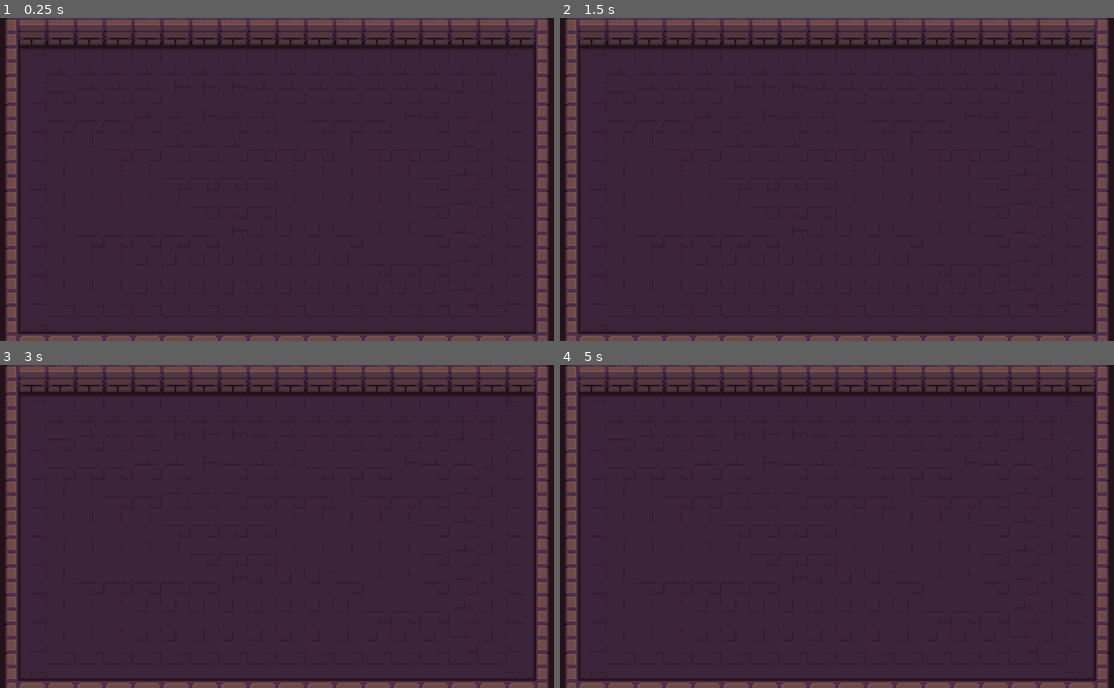
Above: before the commit, frames 1-4 (two rows, left to right).
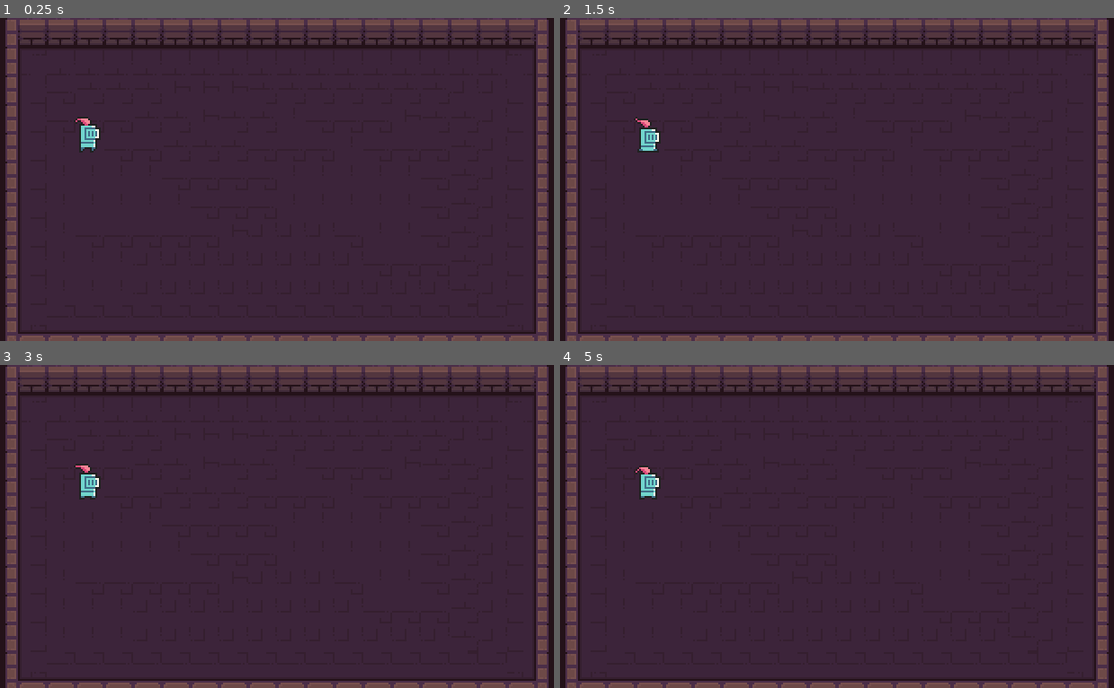
Above: after the commit, the same moments.

Repository: eleniums/dungeon-crawler
Game: Godot game, scene res://levels/sandbox/sandbox.tscn
The game is run twice, just before and just after one commit, with the same random seed, the same clock (stepped at 60 frames per second) and the same inputs.
Inputs:
- Up to frame 1 (0.25 s): no input
- Up to frame 2 (1.5 s): tap Enter at 0.5 s
- Up to frame 3 (3 s): no input
- Up to frame 4 (5 s): no input

The runs differ from the first frame. In frame 1, 0.3% of the frame differs, in the area x 13-19%, y 30-42%; in frame 2, 0.3%; in frame 3, 0.3%; in frame 4, 0.3%.

Commit message:
Add knight to scene

Diff:
--- a/levels/sandbox/sandbox.tscn
+++ b/levels/sandbox/sandbox.tscn
@@ -1,6 +1,7 @@
-[gd_scene load_steps=27 format=2]
+[gd_scene load_steps=28 format=2]
 
 [ext_resource path="res://assets/Dungeon_Tileset.png" type="Texture" id=1]
+[ext_resource path="res://characters/player/knight/Knight.tscn" type="PackedScene" id=2]
 
 [sub_resource type="ConvexPolygonShape2D" id=2]
 points = PoolVector2Array( 16, 16, 0, 16, 0, 0, 16, 0 )
@@ -871,3 +872,6 @@
 __meta__ = {
 "_edit_lock_": true
 }
+
+[node name="Player" parent="." instance=ExtResource( 2 )]
+position = Vector2( 55, 59 )
